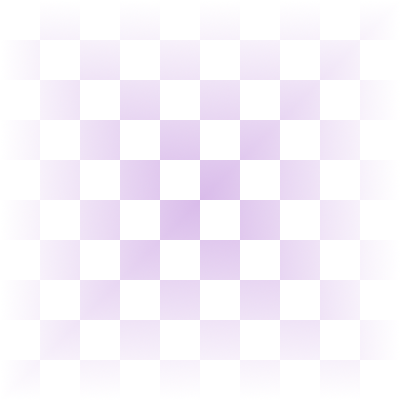
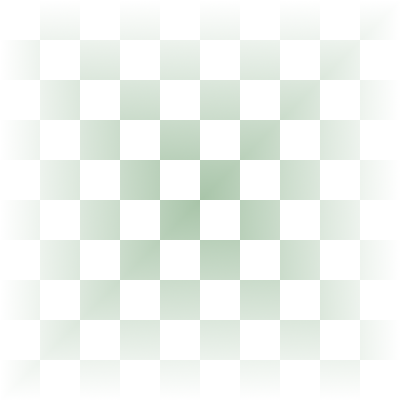
Revision of a layered 400px x 400px image; what changed, layer by layer:
added layer "Background #3" above "Background #2" over (5, 5, 396, 396)
hid "Background #1" over (5, 5, 396, 396)
hid "Background" over (5, 5, 396, 396)
